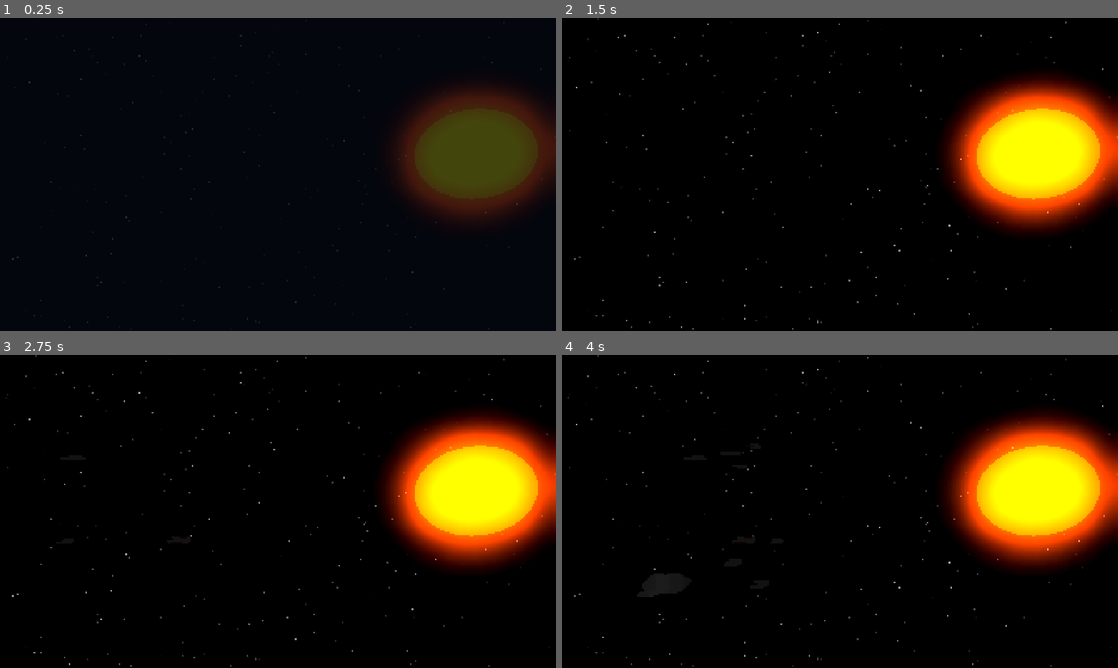
Above: before the commit, frames 1-4 (two rows, left to right).
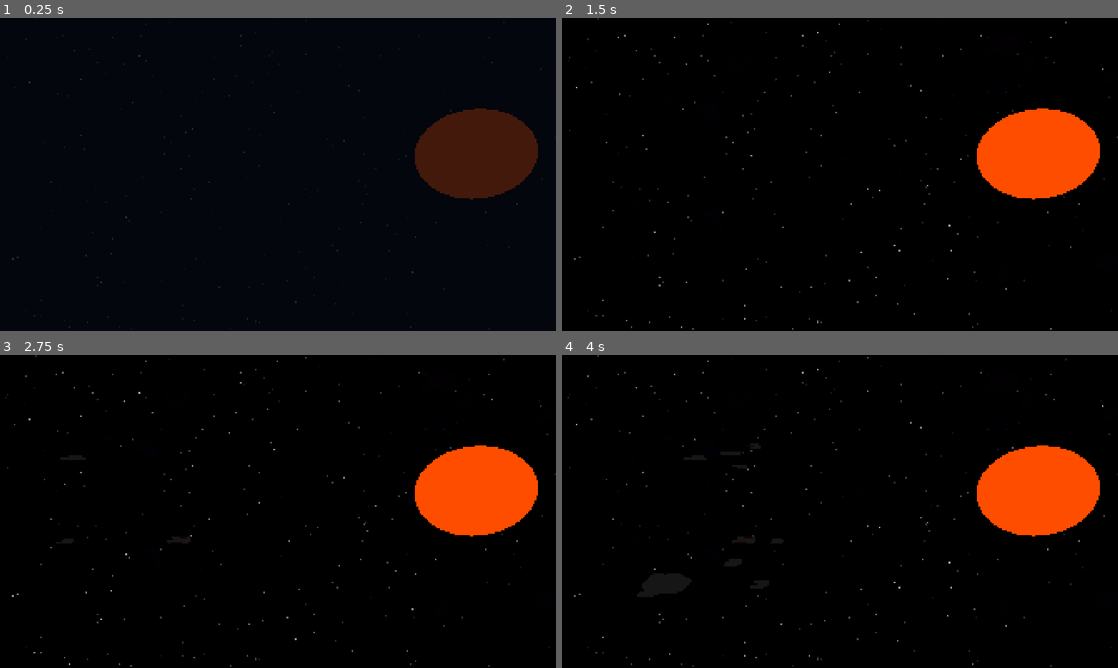
Above: after the commit, the same moments.

Repository: SidewaysFox/faster-than-faster-than-light
Game: Godot game, scene res://space.tscn
Same seed, same stepped clock (60 frames per second), same inputs: the game is played once before the commit and once after it.
Inputs:
- Up to frame 1 (0.25 s): no input
- Up to frame 2 (1.5 s): hold D (right1) 0.53-1.28 s; tap 1 (1) at 0.6 s; tap 4 (4) at 0.8, 1.35 s; hold S (down1) from 1.28 s (still down)
- Up to frame 3 (2.75 s): tap B (A) at 1.55, 2.1 s; release S (down1) at 2.03 s; hold D (right1) from 2.03 s (still down); tap 1 (1) at 2.3 s
- Up to frame 4 (4 s): tap Enter at 2.75 s; release D (right1) at 2.78 s; hold W (up1) 2.78-3.53 s; tap 1 (1) at 2.85 s; tap 4 (4) at 3.05, 3.6 s; hold A (left1) from 3.53 s (still down); tap B (A) at 3.8 s

The runs differ from the first frame. In frame 1, 10% of the frame differs, in the area x 70-100%, y 22-66%; in frame 2, 13%, in the area x 68-100%, y 18-69%; in frame 3, 13%; in frame 4, 13%.
Error before the commit: Out of bounds get index '0' (on base: 'Array') (res://user_interface.gd:74)
Error after the commit: Out of bounds get index '0' (on base: 'Array') (res://user_interface.gd:80)

Commit message:
jump distance limitation implemented
might have found the cause for lag on the arcade cabinet too, but i'll have to wait until monday to test it

Diff:
--- a/faster-than-faster-than-light/galaxy_map_token.gd
+++ b/faster-than-faster-than-light/galaxy_map_token.gd
@@ -8,22 +8,16 @@
 var panel_right: float = 1555.0
 
 
-func _ready() -> void:
-	pass
-
-
 func _process(delta: float) -> void:
 	rotation_degrees += rotation_rate * delta
-	# Check if it should be visible on the galaxy map
-	if global_position.x > panel_left and global_position.x < panel_right and ui.galaxy_map_showing:
-		show()
-	else:
-		hide()
 
 
 func _on_timer_timeout() -> void:
 	if id == Global.current_system:
 		$ColorRect2.show()
-		scale = Vector2.ONE * 1.5
+		Global.system_position = position
+		$Range.scale = Vector2.ONE * (Global.jump_distance / 100)
+		$Range.show()
 	else:
 		$ColorRect2.hide()
+		$Range.hide()
--- a/faster-than-faster-than-light/galaxy_map_token.tscn
+++ b/faster-than-faster-than-light/galaxy_map_token.tscn
@@ -1,9 +1,16 @@
-[gd_scene load_steps=3 format=3 uid="uid://dvn3rjgv4sa7a"]
+[gd_scene load_steps=4 format=3 uid="uid://dvn3rjgv4sa7a"]
 
 [ext_resource type="Script" uid="uid://qp3py3u8s4yb" path="res://galaxy_map_token.gd" id="1_iu22n"]
 
 [sub_resource type="RectangleShape2D" id="RectangleShape2D_iu22n"]
 size = Vector2(5, 5)
+
+[sub_resource type="StyleBoxFlat" id="StyleBoxFlat_iu22n"]
+bg_color = Color(1, 1, 1, 0.392157)
+corner_radius_top_left = 100
+corner_radius_top_right = 100
+corner_radius_bottom_right = 100
+corner_radius_bottom_left = 100
 
 [node name="GalaxyMapToken" type="Area2D"]
 collision_layer = 2
@@ -33,4 +40,12 @@
 [node name="CollisionShape2D" type="CollisionShape2D" parent="."]
 shape = SubResource("RectangleShape2D_iu22n")
 
+[node name="Range" type="Panel" parent="."]
+offset_left = -100.0
+offset_top = -100.0
+offset_right = 100.0
+offset_bottom = 100.0
+pivot_offset = Vector2(100, 100)
+theme_override_styles/panel = SubResource("StyleBoxFlat_iu22n")
+
 [connection signal="timeout" from="Timer" to="." method="_on_timer_timeout"]
--- a/faster-than-faster-than-light/global.gd
+++ b/faster-than-faster-than-light/global.gd
@@ -9,9 +9,10 @@
 var joystick_sens: float = 1.5
 var galaxy_data: Array = []
 var current_system: int
+var system_position: Vector2
 var unique_visits: int = -1
 var visited_systems: Array[int] = []
-var jump_distance: int = 4
+var jump_distance: int = 100
 
 
 func _ready() -> void:
--- a/faster-than-faster-than-light/project.godot
+++ b/faster-than-faster-than-light/project.godot
@@ -28,6 +28,11 @@
 
 [input]
 
+debug={
+"deadzone": 0.2,
+"events": [Object(InputEventKey,"resource_local_to_scene":false,"resource_name":"","device":-1,"window_id":0,"alt_pressed":false,"shift_pressed":false,"ctrl_pressed":false,"meta_pressed":false,"pressed":false,"keycode":0,"physical_keycode":92,"key_label":0,"unicode":92,"location":0,"echo":false,"script":null)
+]
+}
 debug_quit={
 "deadzone": 0.2,
 "events": [Object(InputEventKey,"resource_local_to_scene":false,"resource_name":"","device":-1,"window_id":0,"alt_press …(193 unchanged characters)…
--- a/faster-than-faster-than-light/space.tscn
+++ b/faster-than-faster-than-light/space.tscn
@@ -1,16 +1,10 @@
-[gd_scene load_steps=15 format=3 uid="uid://cacny3icm7ern"]
+[gd_scene load_steps=14 format=3 uid="uid://cacny3icm7ern"]
 
 [ext_resource type="Script" uid="uid://b4wkdvc46ch1a" path="res://space.gd" id="1_81phd"]
 [ext_resource type="PackedScene" uid="uid://cjxyia0bj1uuo" path="res://starship.tscn" id="1_d5lh8"]
 [ext_resource type="PackedScene" uid="uid://dn8u0s6bv084r" path="res://bg_nebula.tscn" id="3_rxlph"]
 [ext_resource type="PackedScene" uid="uid://b4sj2kgmpfsbh" path="res://user_interface.tscn" id="3_ulv8f"]
 [ext_resource type="Shader" uid="uid://dbf33bsxrsi1x" path="res://bg-stars.gdshader" id="4_ulv8f"]
-
-[sub_resource type="Environment" id="Environment_ulv8f"]
-background_mode = 1
-glow_enabled = true
-glow_intensity = 4.5
-glow_bloom = 0.84
 
 [sub_resource type="ShaderMaterial" id="ShaderMaterial_ulv8f"]
 render_priority = 0
@@ -77,7 +71,6 @@
 
 [node name="Camera3D" type="Camera3D" parent="."]
 transform = Transform3D(1, 0, 0, 0, 0.965926, 0.258819, 0, -0.258819, 0.965926, 0, 50, 100)
-environment = SubResource("Environment_ulv8f")
 
 [node name="BGStars" type="MeshInstance3D" parent="."]
 material_override = SubResource("ShaderMaterial_ulv8f")
--- a/faster-than-faster-than-light/user_interface.gd
+++ b/faster-than-faster-than-light/user_interface.gd
@@ -4,7 +4,7 @@
 @onready var main: Node = get_node("/root/Space")
 @export var galaxy_map_token: PackedScene
 var fade_mode: int = -1
-var cursor_speed: float = 150
+var cursor_speed: float = 250
 var galaxy_map_showing: bool = false
 var dialogue_showing: bool = true
 var max_option: int = 3
@@ -58,6 +58,12 @@
 
 
 func _process(delta: float) -> void:
+	if Input.is_action_pressed("debug"):
+		$FPS.show()
+	else:
+		$FPS.hide()
+	$FPS.text = "FPS: " + str(1 / delta)
+
 	$ScreenFade.color.a += fade_mode * delta
 	$ScreenFade.color.a = clamp($ScreenFade.color.a, 0, 1)
 
@@ -91,15 +97,18 @@
 			$GalaxyMap/Tokens.position.x += 400 * delta * Global.joystick_sens
 		%Cursor.position += Vector2(Input.get_axis("left1", "right1"), Input.get_axis("up1", "down1")) * cursor_speed * Global.joystick_sens * delta
 		if Input.get_axis("left1", "right1") == 0 and Input.get_axis("up1", "down1") == 0 and len(%Cursor.get_overlapping_areas()) > 0:
+			var in_warp_range: bool = false
 			var closest_token: Array = [0, 400]
 			var n: int = 0
 			for token in %Cursor.get_overlapping_areas():
 				var x = [n, %Cursor.position.distance_squared_to(token.position), token.id]
 				if x[1] < closest_token[1]:
 					closest_token = x
+					if token.position.distance_to(Global.system_position) <= Global.jump_distance:
+						in_warp_range = true
 				n += 1
 			%Cursor.position = lerp(%Cursor.position, %Cursor.get_overlapping_areas()[closest_token[0]].position, 0.2)
-			if Input.is_action_just_pressed("1") or Input.is_action_just_pressed("A"):
+			if (Input.is_action_just_pressed("1") or Input.is_action_just_pressed("A")) and in_warp_range:
 				galaxy_map_showing = false
 				Global.new_system(closest_token[2])
 				await get_tree().create_timer(1).timeout
@@ -110,6 +119,7 @@
 				main.get_tree().reload_current_scene()
 		$GalaxyMap/Tokens.position.x = clampf($GalaxyMap/Tokens.position.x, -2040.0, 45.0)
 		%Cursor.global_position.x = clampf(%Cursor.global_position.x, 385.0, 1535.0)
+		%Cursor.global_position.y = clampf(%Cursor.global_position.y, 256.0, 824.0)
 	else:
 		$GalaxyMap.hide()
 
--- a/faster-than-faster-than-light/user_interface.tscn
+++ b/faster-than-faster-than-light/user_interface.tscn
@@ -127,6 +127,7 @@
 autowrap_mode = 2
 
 [node name="GalaxyMap" type="PanelContainer" parent="."]
+clip_contents = true
 layout_mode = 1
 anchors_preset = 15
 anchor_right = 1.0
@@ -167,3 +168,10 @@
 offset_right = 1920.0
 offset_bottom = 1080.0
 color = Color(0.0156863, 0.0313726, 0.0627451, 1)
+
+[node name="FPS" type="Label" parent="."]
+layout_mode = 0
+offset_right = 40.0
+offset_bottom = 23.0
+theme_override_font_sizes/font_size = 48
+text = "FPS: 60"
